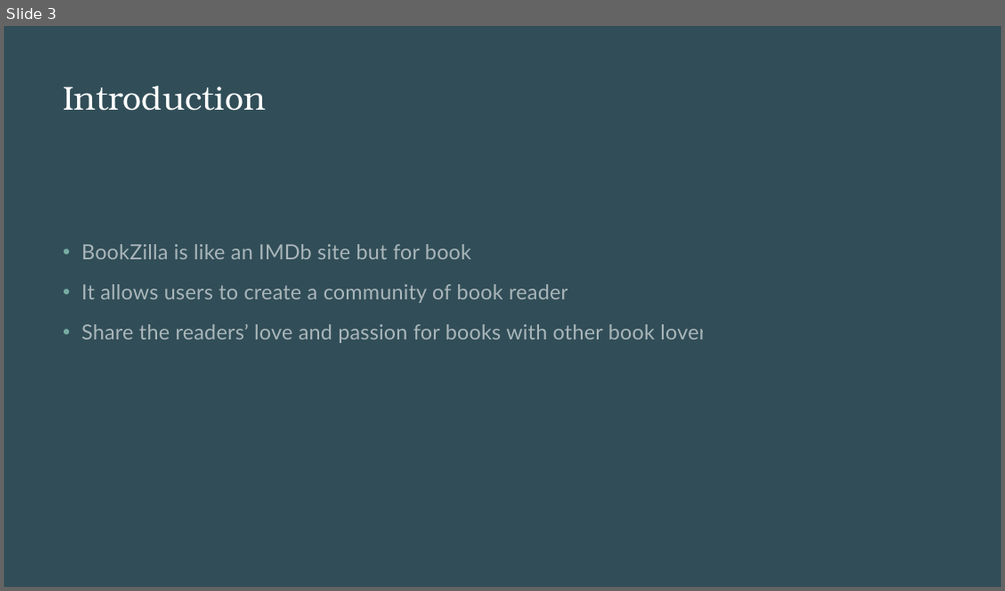
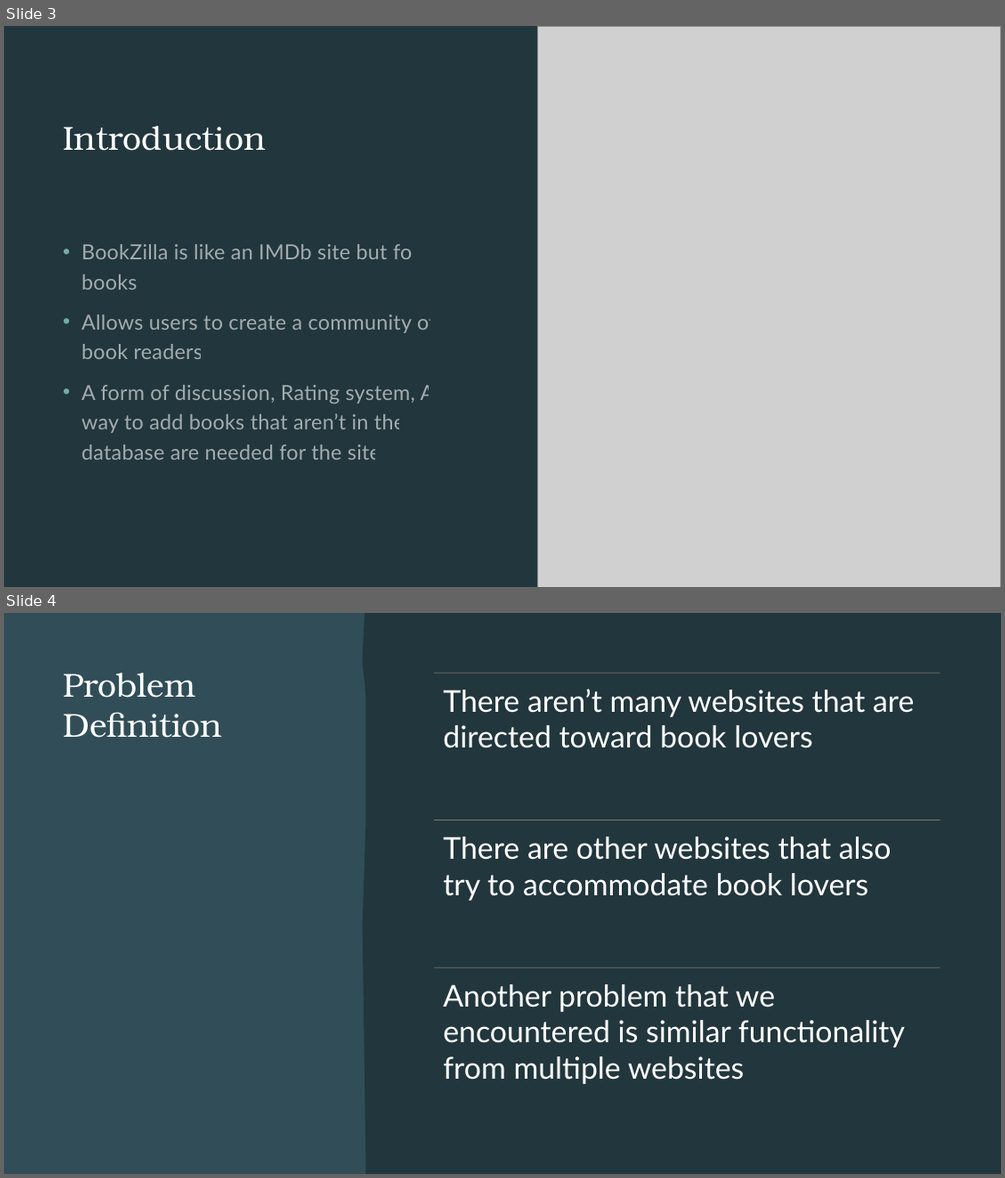
Before and after one commit to BookZilla-ENSE-374/BookZilla, a slide deck: Project Files/General/BookZilla.pptx. Shown one above the other, each under a label of ours: slide 3 before the commit, slides 3 and 4 after it. The pictures are 1005x591 and 1005x1178 pixels, drawn with LibreOffice and Linux fonts; fonts in the diff are those of the drawing; grey boxes stand for pictures. Boxes give left, top, right and bottom in pixels: in the first picture for what was removed or moved away, otherwise in the second. Text is boxed around its words. In the diff, an @@ line names an element or a change of style, - is before the commit and + after.

```diff
--- a/Project Files/General/BookZilla.pptx
+++ b/Project Files/General/BookZilla.pptx
@@ slide 4 added at (4,613,1001,1174), background #22363D @@
@@ rectangle added at (4,613,1001,1174), fill #314E58 @@
@@ freeform shape added at (362,613,1001,1174), fill #22363D @@
@@ title added at (63,673,222,738), 32 pt, text #FFFFFF @@
+Problem Definition
@@ group added at (434,673,940,1084): 3 lines, 3 texts @@
+There aren’t many websites that are directed toward book lovers
+There are other websites that also try to accommodate book lovers
+Another problem that we encountered is similar functionality from multiple websites
@@ slide 3 changed as well @@
@@ rectangle removed at (4,26,1001,587) @@
@@ rectangle added at (4,26,1001,587), fill #22363D @@
@@ picture added at (538,26,1001,587) @@
@@ title "Introduction" at (63,126,266,151): vertical alignment top to middle @@
@@ text at (81,314,436,459): text changed @@
-• It allows users to create a community of book readers
-• Share the readers’ love and passion for books with other book lovers
+• Allows users to create a community of book readers
+• A form of discussion, Rating system, A way to add books that aren’t in the database are needed for the site
```
Also in this commit, not shown: 1 other slide changed, 5 other slides added.
